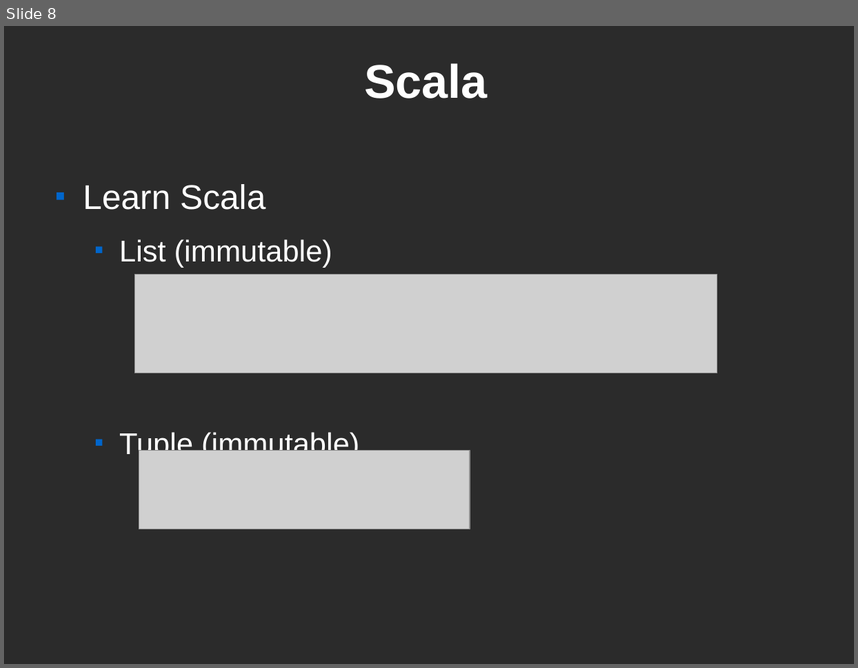
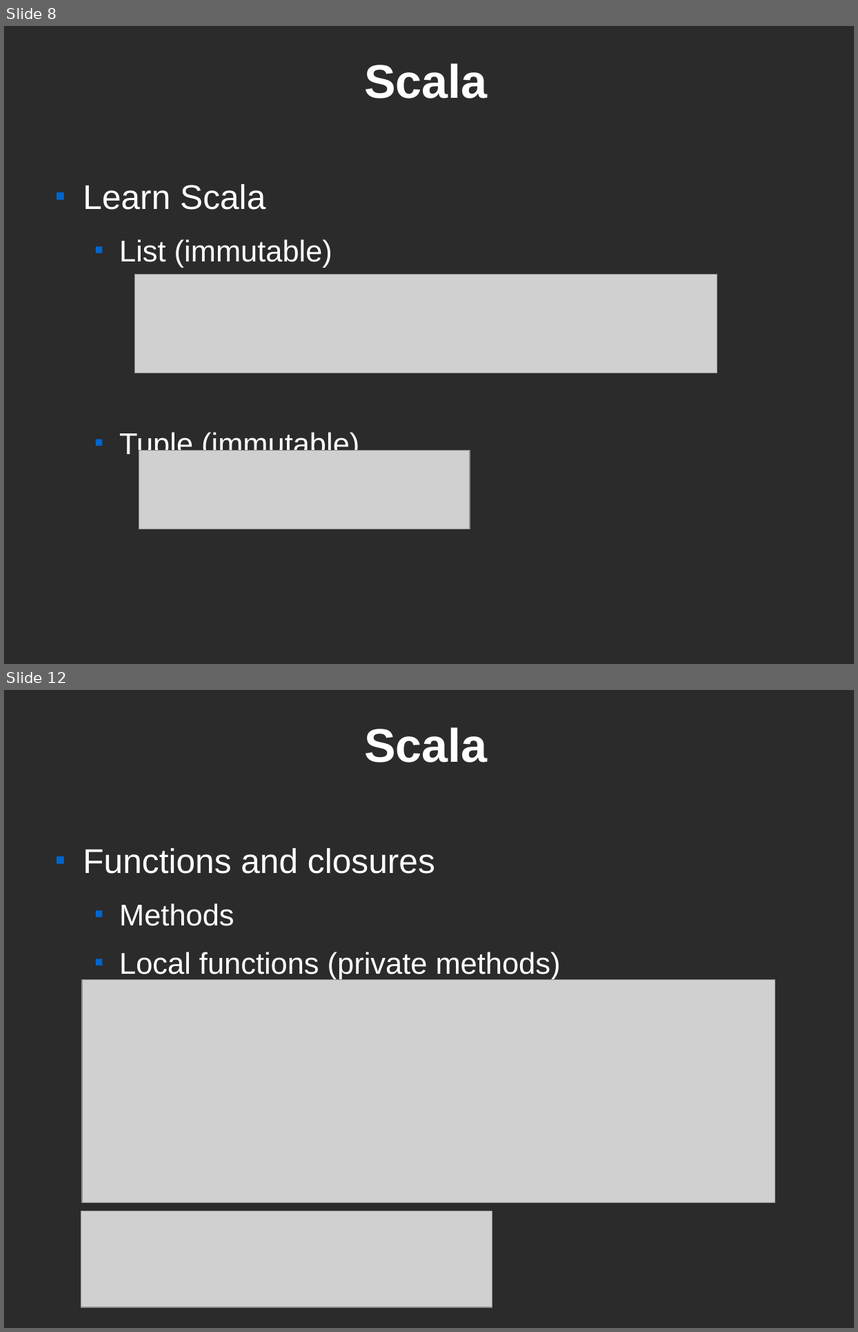
Before and after one commit to littlee1032/org-files, a slide deck: scala.odp. Shown one above the other, each under a label of ours: slide 8 before the commit, slides 8 and 12 after it; the slides between them are not shown. The pictures are 858x668 and 858x1332 pixels, drawn with LibreOffice and Linux fonts; fonts in the diff are those of the drawing; grey boxes stand for pictures; background and template pictures are left out; a plain dark background stands for a picture behind light text. Boxes give left, top, right and bottom in pixels: in the first picture for what was removed or moved away, otherwise in the second. Text is boxed around its words. In the diff, an @@ line names an element or a change of style, - is before the commit and + after.

Commit message:
scala.odp part 2

```diff
--- a/scala.odp
+++ b/scala.odp
@@ slide 12 added at [4, 690, 854, 1328], background picture (left out) @@
@@ title added at [364, 727, 487, 762], 44 pt, text #FFFFFF, bold @@
+Scala
@@ text added at [83, 848, 561, 980], 28 pt, text #FFFFFF @@
+■ Functions and closures
+  ■ Methods
+  ■ Local functions (private methods)
@@ picture added at [82, 979, 775, 1203] @@
@@ picture added at [81, 1211, 493, 1307] @@
```
Also in this commit, not shown: 16 other slides added.
